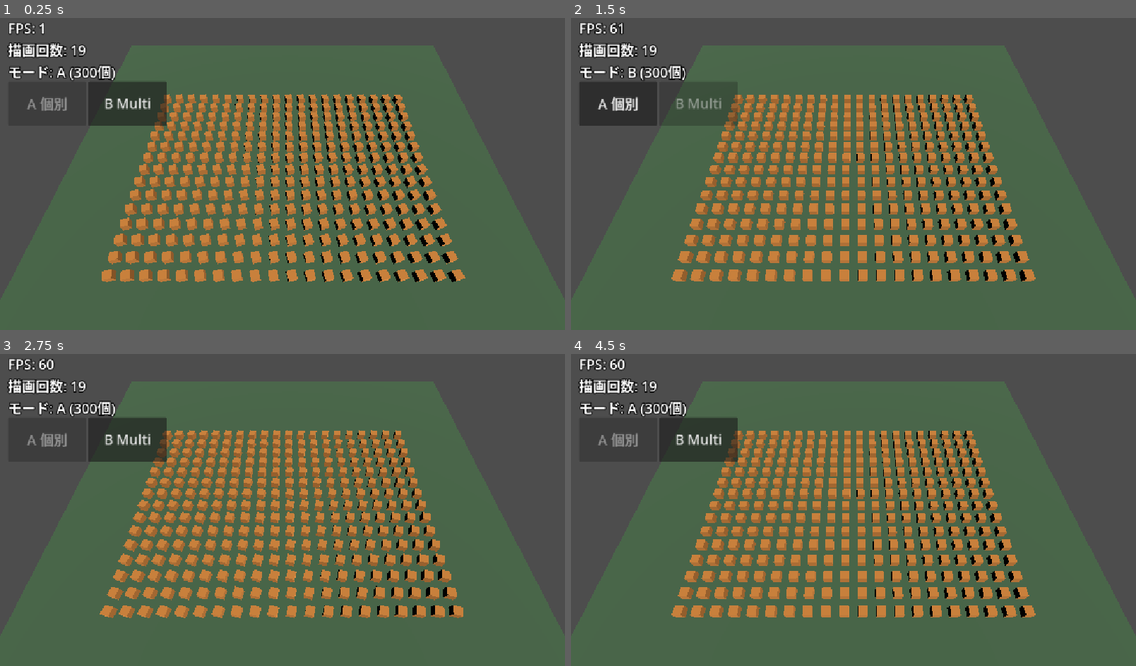
Above: before the commit, frames 1-4 (two rows, left to right).
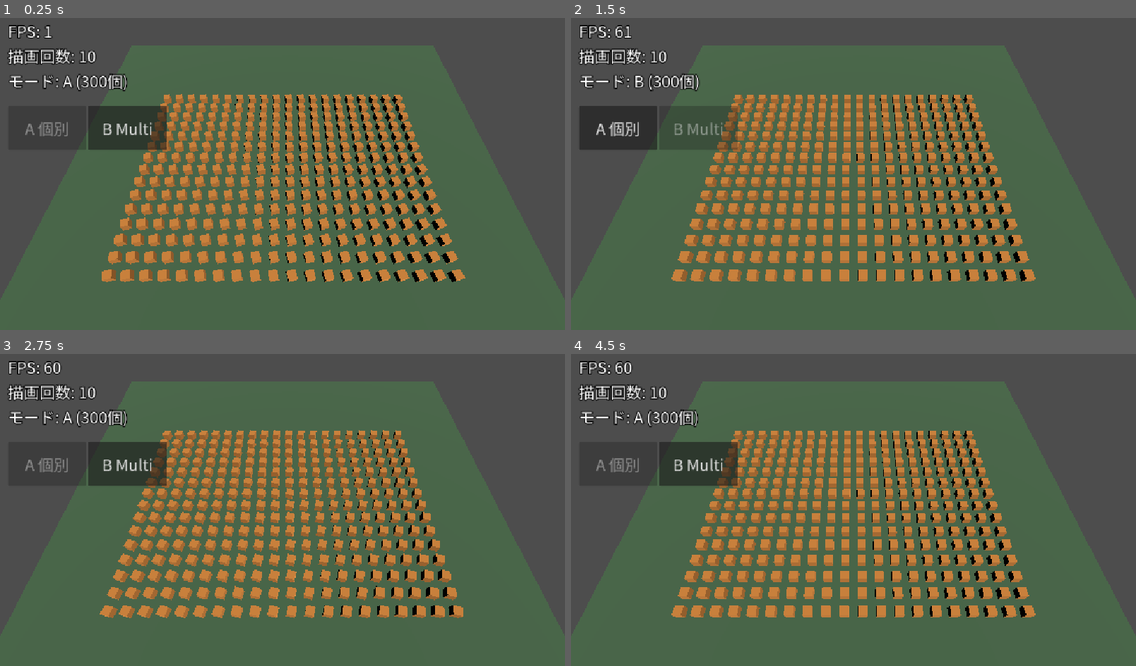
Above: after the commit, the same moments.

Repository: koyoy1016-gif/bigbusters-godot
Game: Godot game, scene res://scenes/render_test.tscn
Two runs of this game, one before a commit and one after it. Both use one fixed random seed, a clock stepped at 60 frames per second and the inputs below.
Inputs:
- Up to frame 1 (0.25 s): no input
- Up to frame 2 (1.5 s): tap Enter at 0.5 s; tap 1 at 0.6 s; tap 2 at 1.35 s
- Up to frame 3 (2.75 s): click "A 個別" at 2 s
- Up to frame 4 (4.5 s): tap 1 at 2.85 s; tap 2 at 3.6 s; click "A 個別" at 4.25 s

The runs differ from the first frame. In frame 1, 4.0% of the frame differs, in the area x 1-30%, y 1-43%; in frame 2, 4.2%; in frame 3, 4.1%; in frame 4, 4.1%.

Commit message:
日本語フォント（Noto Sans JP の軽量版）を同梱
- ブラウザ版で日本語が□になるため、OFLのフォントを文字を絞って同梱（約2.1MB）
- ラベルとボタンにフォントを使う。文字サイズを32にし、ボタンの位置を調整
- ライセンスを assets/LICENSES.md に記録
- フォントに画面の文字があることのテストを追加

Co-Authored-By: Claude Sonnet 5.5 <noreply@anthropic.com>
Claude-Session: https://claude.ai/code/session_01UTonTUQ2fvhEYtgUvAbsgC

Diff:
--- a/data/render_test.json
+++ b/data/render_test.json
@@ -12,6 +12,8 @@
   "light_rotation_deg": [-55.0, 35.0, 0.0],
   "camera_height_per_row": 1.6,
   "camera_fov": 60.0,
-  "ui_font_size": 28,
+  "ui_font_path": "res://assets/fonts/NotoSansJP-Regular-subset.ttf",
+  "ui_font_size": 32,
+  "ui_button_top": 190,
   "ui_button_min_size": [160, 90]
 }
--- a/scripts/experiments/render_test.gd
+++ b/scripts/experiments/render_test.gd
@@ -15,6 +15,7 @@
 var info_label: Label
 var button_a: Button
 var button_b: Button
+var ui_font: Font
 
 
 static func load_config(path: String = CONFIG_PATH) -> Dictionary:
@@ -112,9 +113,11 @@
 	layer.name = "UI"
 	add_child(layer)
 	var font_size: int = int(config["ui_font_size"])
+	ui_font = load(str(config["ui_font_path"])) as Font
 
 	info_label = Label.new()
 	info_label.position = Vector2(16, 12)
+	info_label.add_theme_font_override("font", ui_font)
 	info_label.add_theme_font_size_override("font_size", font_size)
 	info_label.add_theme_color_override("font_color", Color.WHITE)
 	info_label.add_theme_color_override("font_outline_color", Color.BLACK)
@@ -124,7 +127,7 @@
 	var min_size_arr: Array = config["ui_button_min_size"]
 	var min_size := Vector2(min_size_arr[0], min_size_arr[1])
 	var row := HBoxContainer.new()
-	row.position = Vector2(16, 140)
+	row.position = Vector2(16, float(config["ui_button_top"]))
 	layer.add_child(row)
 	button_a = _make_button("A 個別", min_size, font_size)
 	button_b = _make_button("B Multi", min_size, font_size)
@@ -138,6 +141,7 @@
 	var button := Button.new()
 	button.text = text
 	button.custom_minimum_size = min_size
+	button.add_theme_font_override("font", ui_font)
 	button.add_theme_font_size_override("font_size", font_size)
 	button.focus_mode = Control.FOCUS_NONE
 	return button
--- a/tests/test_render_test.gd
+++ b/tests/test_render_test.gd
@@ -46,6 +46,18 @@
 	node.button_a.pressed.emit()
 	check(node.mode == "A", "ボタンAで切り替わる")
 
+	check(node.ui_font != null, "日本語フォントが読み込めた")
+	var all_text: String = node.info_label.text + node.button_a.text + node.button_b.text
+	var missing := ""
+	for ch in all_text:
+		if ch != "\n" and not node.ui_font.has_char(ord(ch)):
+			missing += ch
+	check(missing == "", "画面の文字がすべてフォントにある（不足: %s）" % missing)
+	for word in "描画回数個別モード":
+		check(node.ui_font.has_char(ord(word)), "フォントに「%s」がある" % word)
+	check(node.info_label.get_theme_font("font") == node.ui_font, "ラベルにフォントを使っている")
+	check(node.button_a.get_theme_font("font") == node.ui_font, "ボタンにフォントを使っている")
+
 	var preset := FileAccess.get_file_as_string("res://export_presets.cfg")
 	check(preset.contains("variant/thread_support=false"), "Web書き出しがスレッドなし")
 
Not shown, added: assets/fonts/NotoSansJP-OFL.txt
Binary file added: assets/fonts/NotoSansJP-Regular-subset.ttf
Not shown, added: assets/fonts/NotoSansJP-Regular-subset.ttf.import
Not shown, added: assets/LICENSES.md
